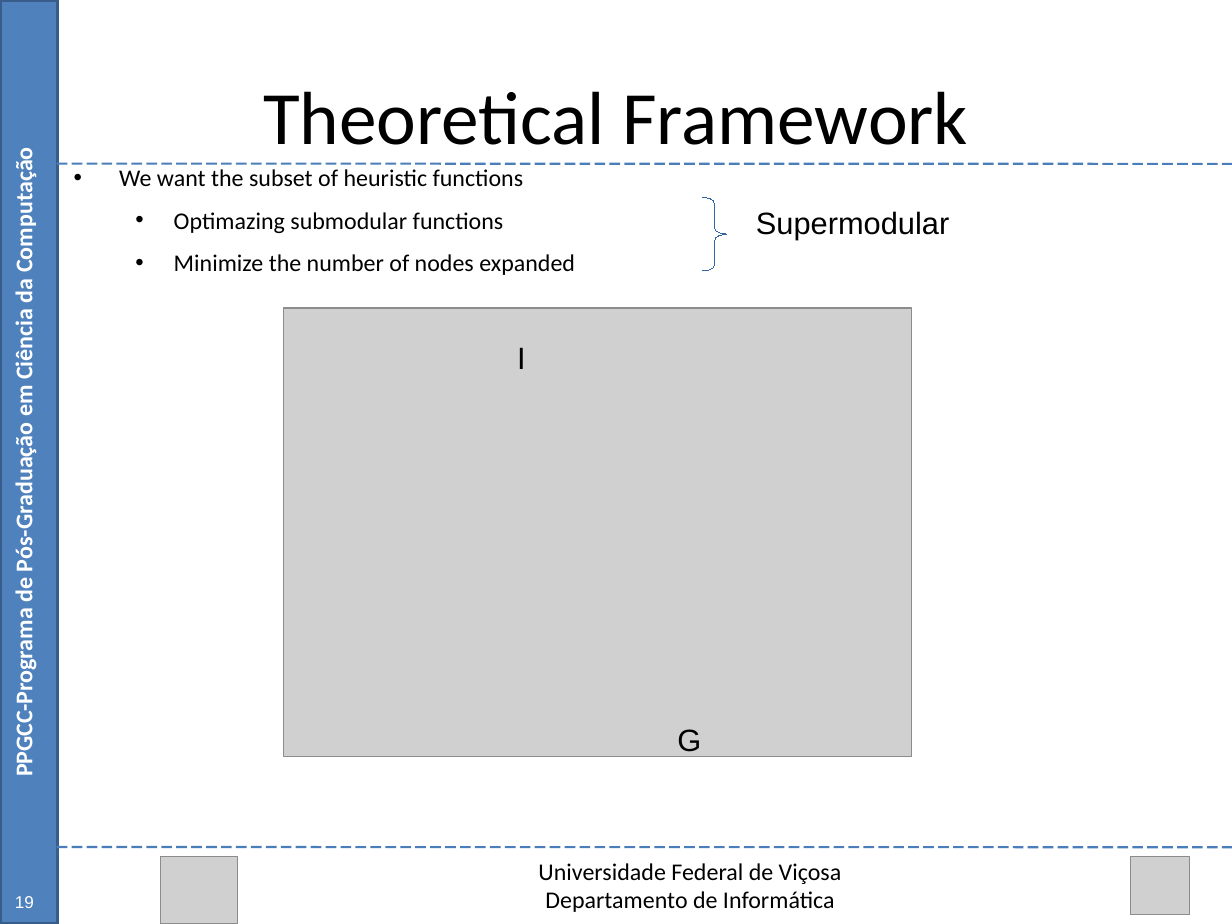
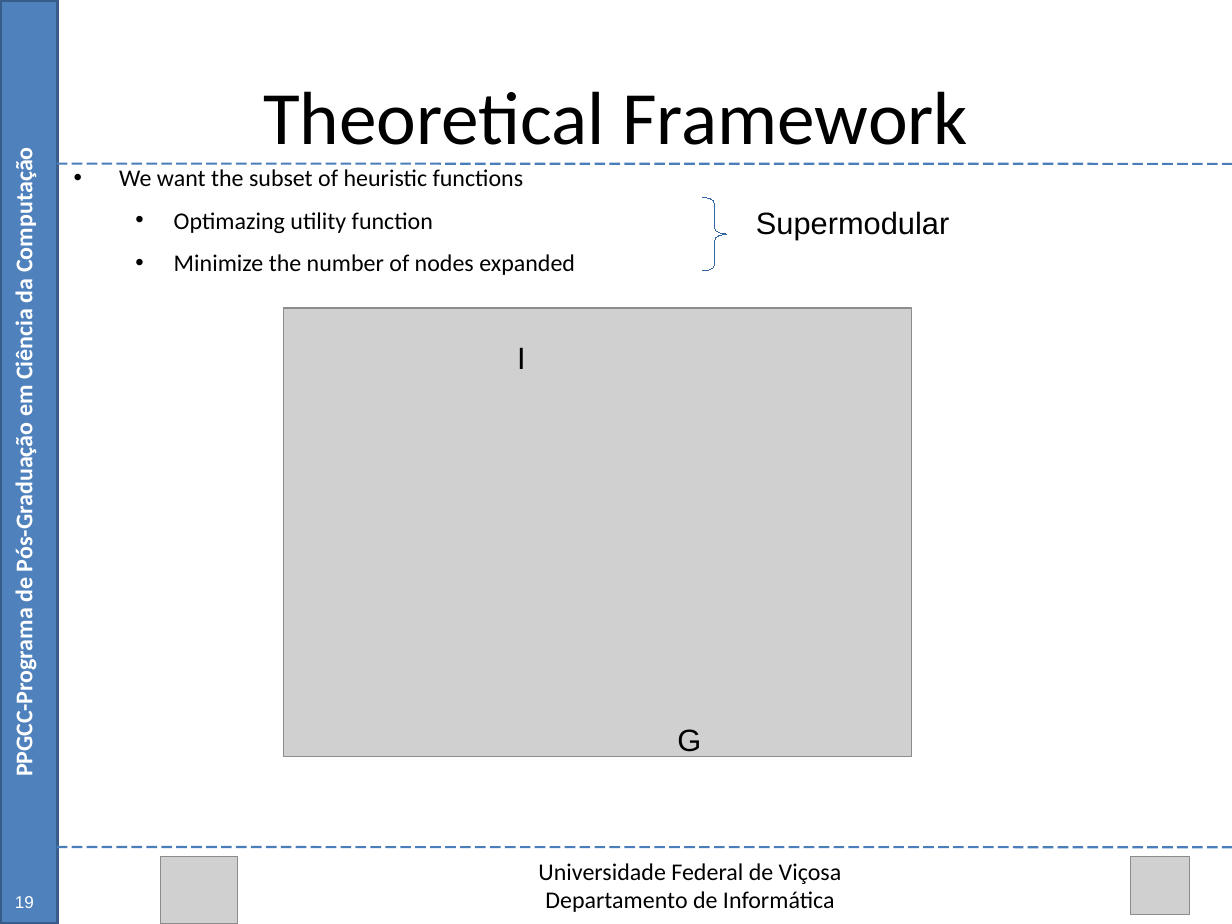
Before and after one commit to Marvinsky/research-marvin, a slide deck: slide 25 of latex/odp/selection heuristics.odp (slide 23 before the commit). Drawn at 1232x924 pixels with LibreOffice and Linux fonts; fonts in the diff are those of the drawing; grey boxes stand for pictures. Boxes give left, top, right and bottom in pixels: in the first picture for what was removed or moved away, otherwise in the second. Text is boxed around its words. In the diff, an @@ line names an element or a change of style, - is before the commit and + after.

```diff
--- a/latex/odp/selection heuristics.odp
+++ b/latex/odp/selection heuristics.odp
@@ text at (x1=174, y1=212, x2=433, y2=233): text changed @@
-  • Optimazing submodular functions
+  • Optimazing utility function
```
Also in this commit, not shown: 8 other slides changed, 2 slides added, 8 other files.
